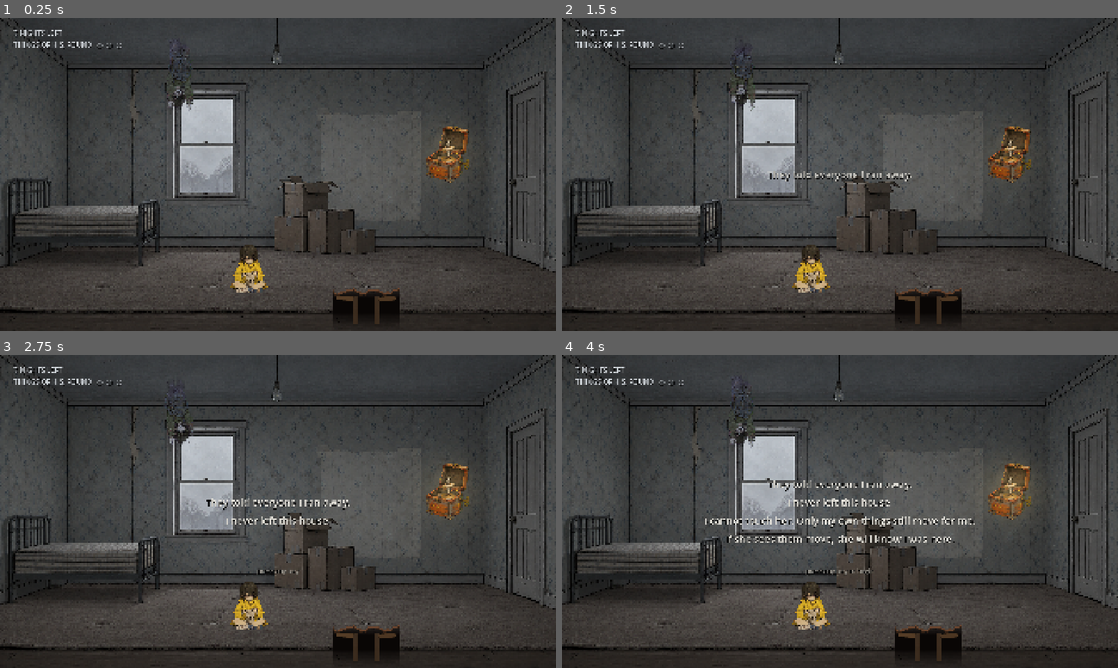
Above: before the commit, frames 1-4 (two rows, left to right).
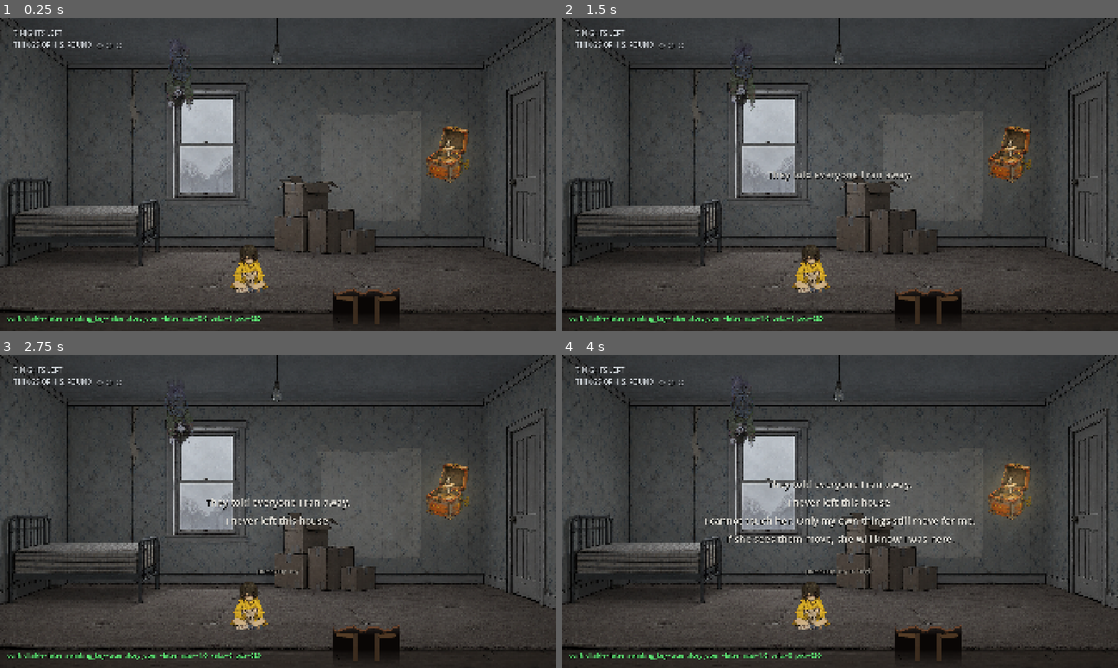
Above: after the commit, the same moments.

Repository: narasimhareddyvalam/walker-houseghost-narasimha-v
Game: Godot game, scene res://scenes/Bedroom.tscn
The game is run twice, just before and just after one commit, with the same random seed, the same clock (stepped at 60 frames per second) and the same inputs. Sound files missing from this copy of the repository are replaced by a short silence.
Inputs (mouse positions are in pixels of both pictures, inside the frame that each line leads up to):
- Up to frame 1 (0.25 s): no input
- Up to frame 2 (1.5 s): tap Enter at 0.5 s; move the mouse to (962, 158) at 0.52 s; hold I (story) 0.53-1.28 s; hold Right (move_right) from 0.53 s (still down); click (962, 158) at 0.67 s; tap Space (jump) at 0.77, 1.07 s; move the mouse to (728, 190) at 1.27 s; tap E (contact) at 1.35 s
- Up to frame 3 (2.75 s): tap Space (jump) at 1.52, 1.82 s; tap I (story) at 1.55, 2.3 s; move the mouse to (333, 442) at 2.02 s; release Right (move_right) at 2.03 s; hold Left (move_left) from 2.03 s (still down); hold F (flip_world) from 2.03 s (still down)
- Up to frame 4 (4 s): tap Enter at 2.75 s; move the mouse to (812, 574) at 2.77 s; release Left (move_left) at 2.78 s; release F (flip_world) at 2.78 s; hold Right (move_right) from 2.78 s (still down); tap I (story) at 2.85 s; click (812, 574) at 2.92 s; tap Space (jump) at 3.02, 3.32, 3.77 s; move the mouse to (1006, 558) at 3.52 s; hold I (story) from 3.53 s (still down)

The runs differ from the first frame. In frame 1, 0.4% of the frame differs, in the area x 1-47%, y 95-98%; in frame 2, 0.4%; in frame 3, 0.4%; in frame 4, 0.4%.

Commit message:
Add a temporary on-screen diagnostic for the movement report
The player reports being unable to move; every fresh run I can produce
shows control handed over and the character crossing the room at full
speed, so guessing further is wasted effort. A line in the corner now
prints the only four values that can stop movement — whether control
has been handed over, whether the opening is still waiting for a key,
whether the story overlay is open, and the live input axis — alongside
velocity and position.

One screenshot of a real run settles it. To be removed once answered.

Co-Authored-By: Claude Opus 5 (1M context) <noreply@anthropic.com>

Diff:
--- a/godot/scenes/Bedroom.tscn
+++ b/godot/scenes/Bedroom.tscn
@@ -388,6 +388,20 @@
 horizontal_alignment = 1
 vertical_alignment = 1
 
+[node name="Debug" type="Label" parent="HUD"]
+anchors_preset = 2
+anchor_top = 1.0
+anchor_bottom = 1.0
+offset_left = 24.0
+offset_top = -60.0
+offset_right = 1200.0
+offset_bottom = -20.0
+grow_vertical = 0
+theme_override_colors/font_color = Color(0.4, 1, 0.5, 0.95)
+theme_override_colors/font_shadow_color = Color(0, 0, 0, 1)
+theme_override_constants/shadow_offset_y = 2
+theme_override_font_sizes/font_size = 22
+
 [node name="Cue" type="Label" parent="HUD"]
 visible = false
 offset_right = 260.0
--- a/godot/scripts/world.gd
+++ b/godot/scripts/world.gd
@@ -400,7 +400,20 @@
 		r.modulate.a = 1.0
 
 
+## TEMPORARY. Prints the only four values that can stop the player moving, so a
+## single screenshot settles where the fault actually is. Remove once answered.
+func _debug_line() -> void:
+	var d = _hud.get_node_or_null("Debug")
+	if d == null:
+		return
+	d.text = "controllable=%s  awaiting_key=%s  story_open=%s  axis=%.1f  vel.x=%d  pos=%d" % [
+		_player.controllable, _awaiting_key, _story_open,
+		Input.get_axis("move_left", "move_right"),
+		int(_player.velocity.x), int(_player.global_position.x)]
+
+
 func _process(_delta: float) -> void:
+	_debug_line()
 	_audio.set_drifting(is_inverted and absf(_player.velocity.x) > 10.0)
 	_check_notes()
 	_update_cue()
--- a/godot/tests/probe.gd
+++ b/godot/tests/probe.gd
@@ -3,27 +3,23 @@
 	await process_frame
 	var s = load("res://scenes/Bedroom.tscn").instantiate()
 	root.add_child(s)
-	var p = s.get_node("Player"); var h = s.get_node("HUD")
-	await create_timer(2.0).timeout
-	print("waiting on line 1 -> prompt='", h._prompt.text, "' controllable=", p.controllable)
-	# advance through each line the way a reader would
-	for i in 4:
+	var p = s.get_node("Player")
+	# read the opening like a player
+	var guard := 0
+	while not p.controllable and guard < 30:
+		guard += 1
 		_press(KEY_SPACE)
-		await create_timer(0.5).timeout
-		print("  after press %d -> lines shown: %d" % [i+1, h._opening.text.count("\n")+1])
-	while not p.controllable: await create_timer(0.2).timeout
-	print("control handed over after reading all four")
-	# and I reopens it mid-game
-	_press(KEY_I)
-	await create_timer(0.5).timeout
-	print("pressed I -> story open=", s._story_open, " controllable=", p.controllable, " prompt='", h._prompt.text, "'")
-	_press(KEY_I)
-	await create_timer(0.5).timeout
-	print("pressed I again -> story open=", s._story_open, " controllable=", p.controllable)
+		await create_timer(0.3).timeout
+	print("controllable=", p.controllable, "  story_open=", s._story_open, "  awaiting_key=", s._awaiting_key)
+	Input.action_press("move_right")
+	for n in 3:
+		await create_timer(0.4).timeout
+		print("   x=%d  vel=%d  direction_axis=%.1f" % [p.global_position.x, p.velocity.x, Input.get_axis("move_left","move_right")])
+	Input.action_release("move_right")
 	quit()
 
 func _press(code):
-	var e := InputEventKey.new(); e.keycode = code; e.physical_keycode = code; e.pressed = true
+	var e := InputEventKey.new(); e.keycode=code; e.physical_keycode=code; e.pressed=true
 	Input.parse_input_event(e)
-	var u := InputEventKey.new(); u.keycode = code; u.physical_keycode = code; u.pressed = false
+	var u := InputEventKey.new(); u.keycode=code; u.physical_keycode=code; u.pressed=false
 	Input.parse_input_event(u)
